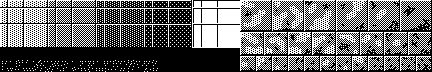
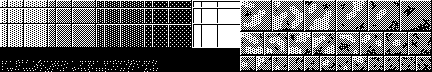
Revision of a layered 432×72 image; what changed, layer by layer:
painted on "Paint Layer 1 (pasted)" over [193, 0, 240, 2]
